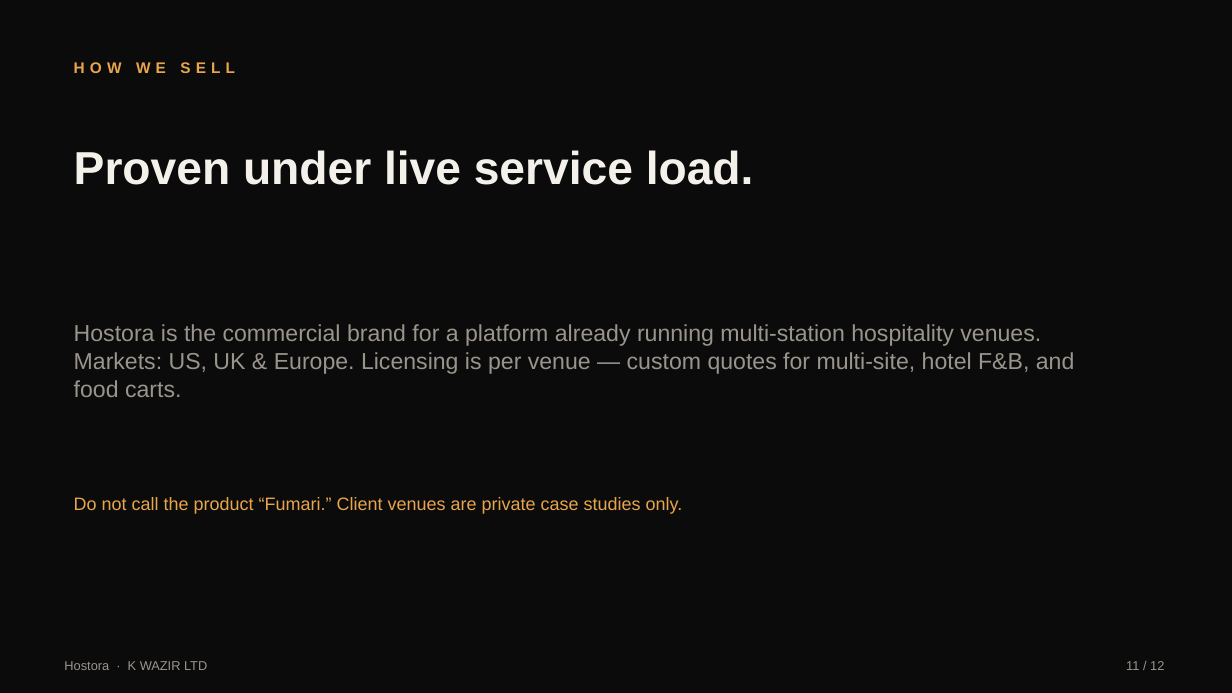
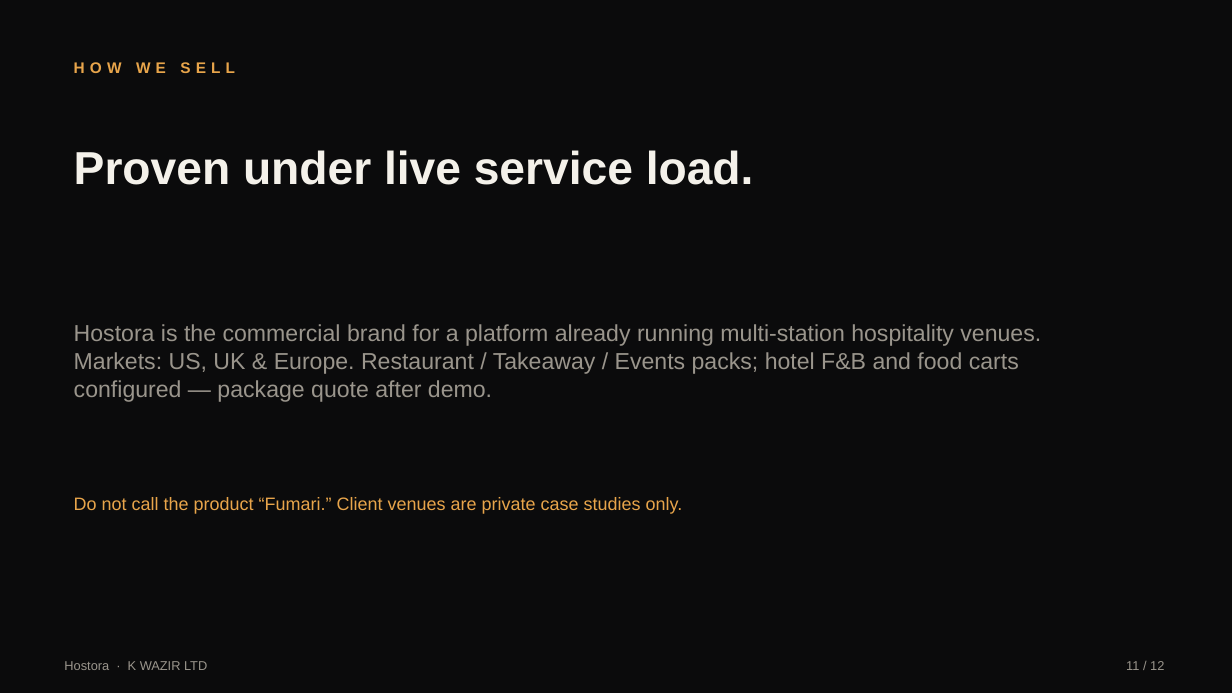
Before and after one commit to madnikhan/hostora, a slide deck: slide 11 of public/sales/Hostora-Sales-Presentation.pptx. Drawn at 1232x693 pixels with LibreOffice and Linux fonts; fonts in the diff are those of the drawing. Boxes give left, top, right and bottom in pixels: in the first picture for what was removed or moved away, otherwise in the second. Text is boxed around its words. In the diff, an @@ line names an element or a change of style, - is before the commit and + after.

```diff
--- a/public/sales/Hostora-Sales-Presentation.pptx
+++ b/public/sales/Hostora-Sales-Presentation.pptx
@@ text at (74, 324, 1041, 402): text changed @@
-Hostora is the commercial brand for a platform already running multi-station hospitality venues. Markets: US, UK & Europe. Licensing is per venue — custom quotes for multi-site, hotel F&B, and food carts.
+Hostora is the commercial brand for a platform already running multi-station hospitality venues. Markets: US, UK & Europe. Restaurant / Takeaway / Events packs; hotel F&B and food carts configured — package quote after demo.
```
Also in this commit, not shown: 3 other slides changed, 19 other files.
